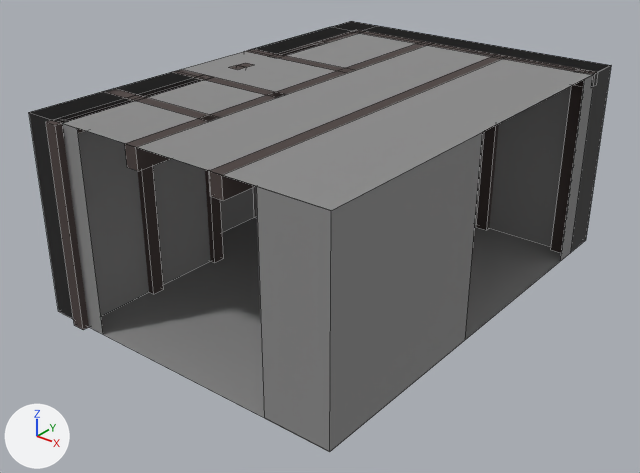
The Blender file DungeonGame/res/level/room/level1/study_alcove/study_alcove.blend, before and after one commit.
Camera for both pictures: a 50 mm lens placed at (9.91, -13.32, 6.59), pointed at (2.46, -4.0, 0.82). Every picture has the same lights, and +X, +Y and +Z are marked at lower left. Mesh edges are drawn as thin lines.
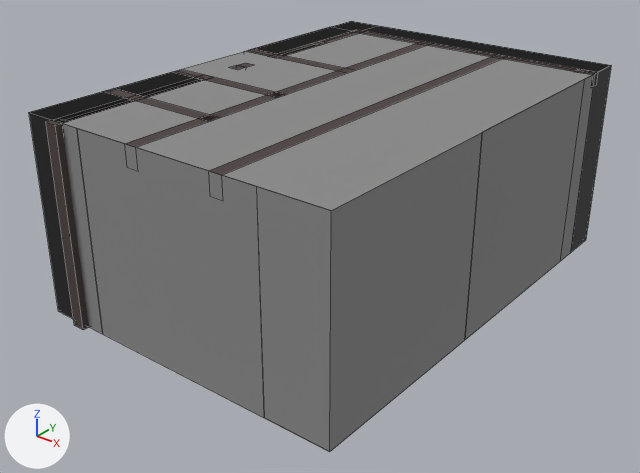
What differs and where, as boxes (x1, y1, x2, y2) in the pictures (640 x 473 px):
'DoorwayCover1', added
    after: (77, 128, 264, 418)
'DoorwayCover0', added
    after: (465, 80, 584, 340)
'Cube.002', unchanged, covered by the edit
    both: (29, 21, 610, 330)

The change, as a list of edits to the scene's bpy script:
```text
Add me_cube_002:
    me_cube_002.from_pydata([(7.0, 1.0, 0.0), (7.0, 1.0, 3.0), (7.0, 4.0, 3.0), (7.0, 4.0, 0.0)], [], [(3, 0, 1, 2)])
    me_cube_002.materials.append(mat_material_001)  # grey #8d8d8d
Add me_cube_001:
    me_cube_001.from_pydata([(5.0, -4.0, 0.0), (5.0, -4.0, 3.0), (5.0, -1.0, 3.0), (5.0, -1.0, 0.0)], [], [(3, 0, 1, 2)])
    me_cube_001.materials.append(mat_material_001)  # grey #8d8d8d
Add ob_doorwaycover1:
    ob_doorwaycover1 = bpy.data.objects.new('DoorwayCover1', me_cube_002)
    ob_doorwaycover1.location = (0.0, 0.0, 0.0)
    ob_doorwaycover1.rotation_euler = (0.0, 0.0, -1.571)  # degrees (0, 0, -90)
    _m = ob_doorwaycover1.modifiers.new('Boolean', 'BOOLEAN')
    _m = ob_doorwaycover1.modifiers.new('Boolean.001', 'BOOLEAN')
Add ob_doorwaycover0:
    ob_doorwaycover0 = bpy.data.objects.new('DoorwayCover0', me_cube_001)
    ob_doorwaycover0.location = (0.0, 0.0, 0.0)
    _m = ob_doorwaycover0.modifiers.new('Boolean', 'BOOLEAN')
    _m = ob_doorwaycover0.modifiers.new('Boolean.001', 'BOOLEAN')
```
